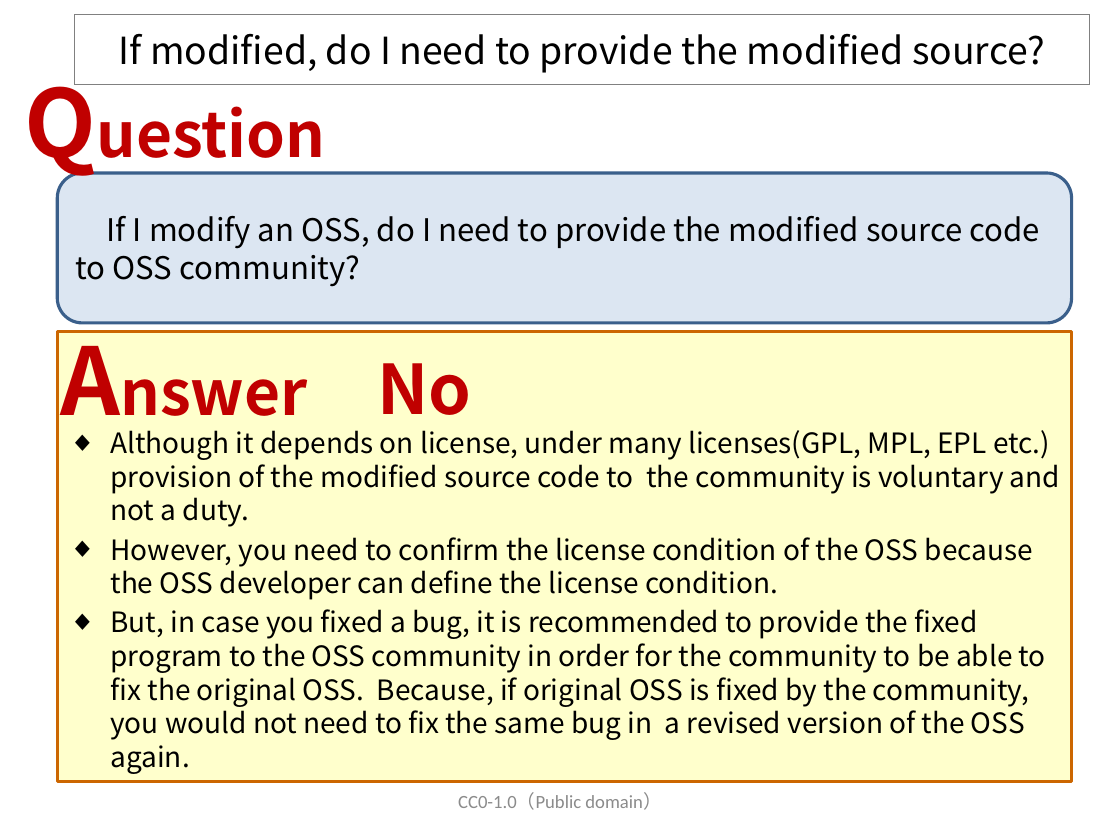
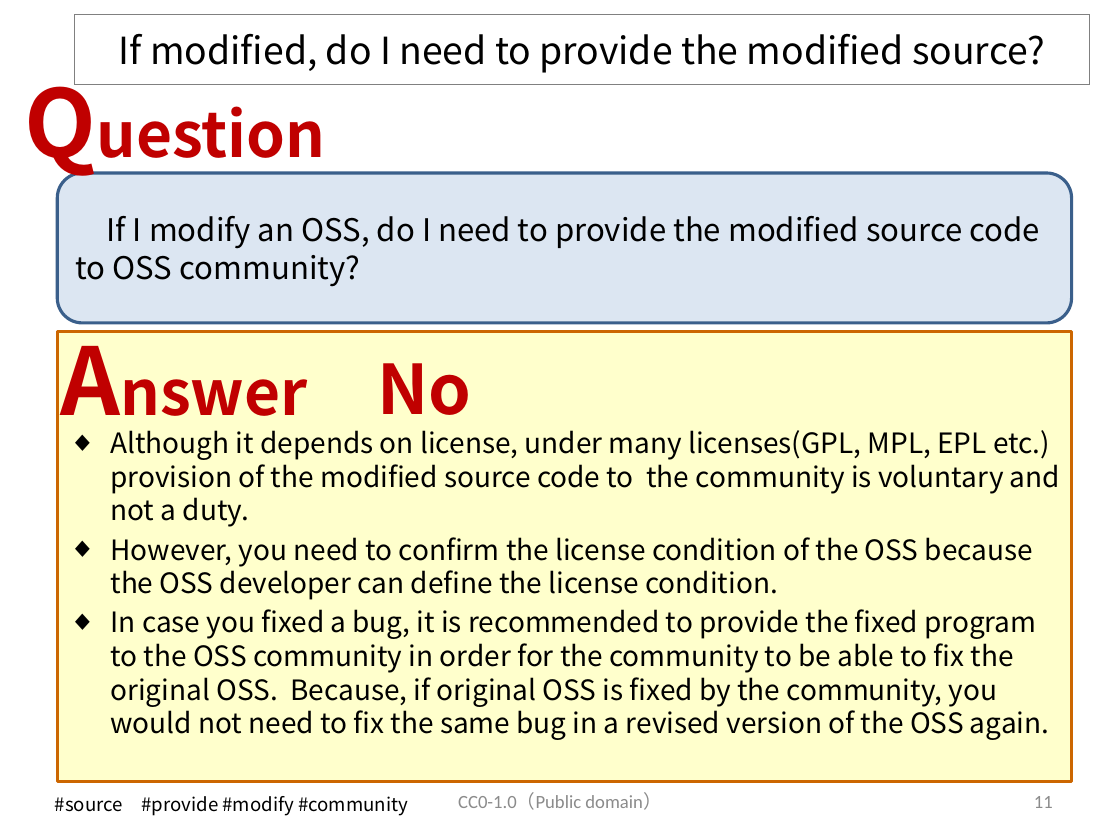
Before and after one commit to OpenChain-Project/OpenChain-JWG, a slide deck: slide 11 of Education_Material/FAQ/Misunderstandings_of_OSS_licenses_CC0.pptx (slide 7 before the commit). Drawn at 1120x840 pixels with LibreOffice and Linux fonts; fonts in the diff are those of the drawing. Boxes give left, top, right and bottom in pixels: in the first picture for what was removed or moved away, otherwise in the second. Text is boxed around its words. In the diff, an @@ line names an element or a change of style, - is before the commit and + after.

```diff
--- a/Education_Material/FAQ/Misunderstandings_of_OSS_licenses_CC0.pptx
+++ b/Education_Material/FAQ/Misunderstandings_of_OSS_licenses_CC0.pptx
@@ text at (x1=111, y1=609, x2=1049, y2=740): text changed @@
-◆ But, in case you fixed a bug, it is recommended to provide the fixed program to the OSS community in order for the community to be able to fix the original OSS. Because, if original OSS is fixed by the community, you would not need to fix the same bug in a revised version of the OSS again.
+◆ In case you fixed a bug, it is recommended to provide the fixed program to the OSS community in order for the community to be able to fix the original OSS. Because, if original OSS is fixed by the community, you would not need to fix the same bug in a revised version of the OSS again.
@@ text added at (x1=55, y1=796, x2=408, y2=816), 12 pt, text #000000 @@
+#source #provide #modify #community
@@ page number added at (x1=1034, y1=796, x2=1053, y2=808), 12 pt, text #8C8C8C @@
+11
```
Also in this commit, not shown: 17 other slides changed, 20 slides added, 2 slides removed, 1 other file.
